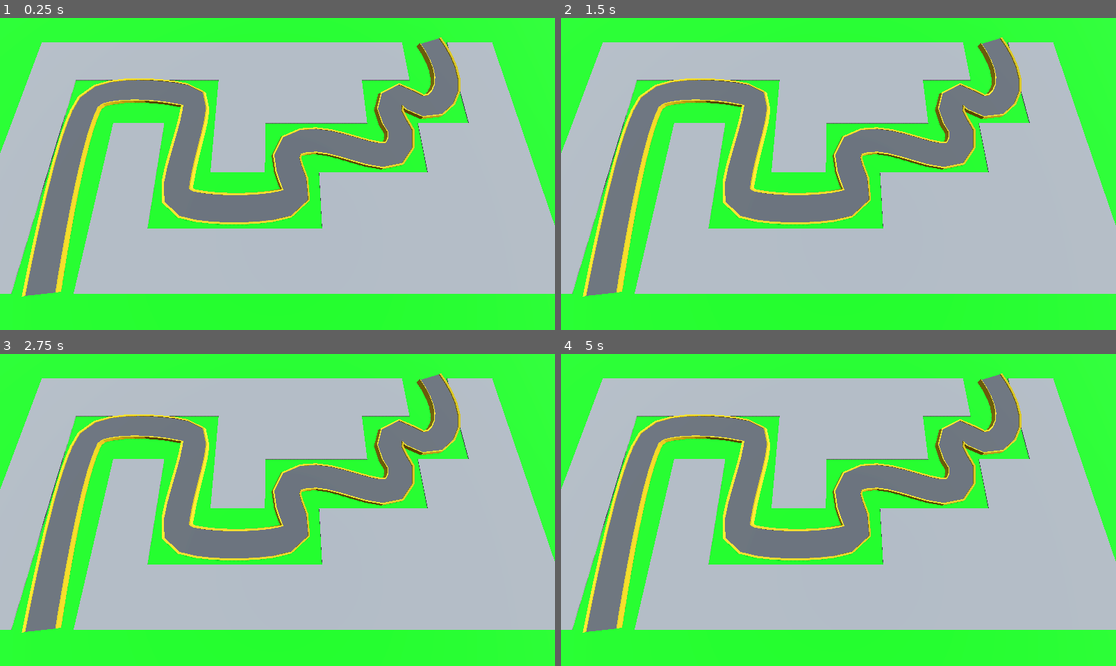
Above: before the commit, frames 1-4 (two rows, left to right).
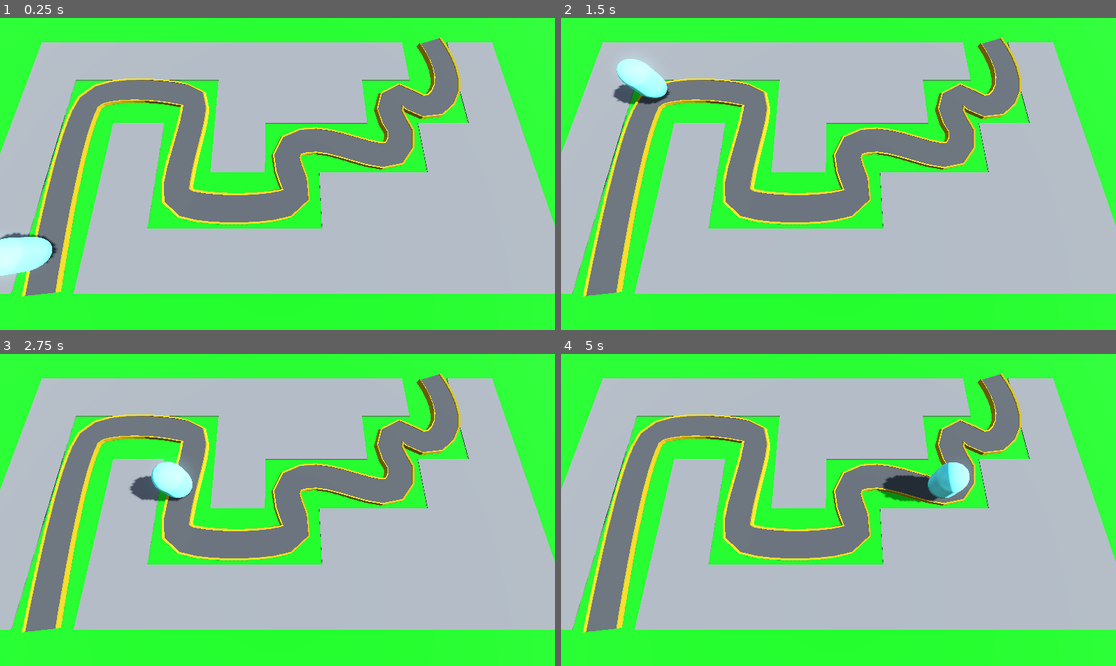
Above: after the commit, the same moments.

Repository: LunarOrbital/Barbarian-Blaster
Game: Godot game, scene res://Scenes/base_level.tscn
Same seed, same stepped clock (60 frames per second), same inputs: the game is played once before the commit and once after it.
Inputs:
- Up to frame 1 (0.25 s): no input
- Up to frame 2 (1.5 s): no input
- Up to frame 3 (2.75 s): no input
- Up to frame 4 (5 s): no input

The runs differ from the first frame. In frame 1, 1.1% of the frame differs, in the area x 0-11%, y 68-83%; in frame 2, 1.1%; in frame 3, 1.0%; in frame 4, 1.3%, in the area x 57-74%, y 34-48%.

Commit message:
added enemy

Diff:
--- a/Scenes/base_level.tscn
+++ b/Scenes/base_level.tscn
@@ -1,6 +1,7 @@
-[gd_scene load_steps=10 format=3 uid="uid://dngke2s5k2n2l"]
+[gd_scene load_steps=11 format=3 uid="uid://dngke2s5k2n2l"]
 
 [ext_resource type="MeshLibrary" uid="uid://duqk0iwub5l5k" path="res://Scenes/MeshLibraries/space_library.tres" id="1_5gpc1"]
+[ext_resource type="PackedScene" uid="uid://y4t2jrewf66j" path="res://Scenes/enemy.tscn" id="2_5s04l"]
 
 [sub_resource type="ProceduralSkyMaterial" id="ProceduralSkyMaterial_i06e5"]
 sky_horizon_color = Color(0.66224277, 0.6717428, 0.6867428, 1)
@@ -107,3 +108,6 @@
 path_u_distance = 1.0
 path_joined = false
 material = SubResource("StandardMaterial3D_l7ey7")
+
+[node name="Enemy" parent="Path3D" instance=ExtResource("2_5s04l")]
+transform = Transform3D(-0.108069345, 0, 0.9941268, 0, 1, 0, -0.9941268, 0, -0.108069345, 11.986502, 0, 13.961822)
--- /dev/null
+++ b/Scenes/enemy.tscn
@@ -0,0 +1,19 @@
+[gd_scene load_steps=4 format=3 uid="uid://y4t2jrewf66j"]
+
+[ext_resource type="Script" uid="uid://5hvk71t3ley4" path="res://Scripts/enemy.gd" id="1_613su"]
+
+[sub_resource type="StandardMaterial3D" id="StandardMaterial3D_hghv2"]
+albedo_color = Color(0.42352942, 1, 1, 1)
+
+[sub_resource type="CapsuleMesh" id="CapsuleMesh_ne65n"]
+material = SubResource("StandardMaterial3D_hghv2")
+radius = 1.0
+height = 3.0
+
+[node name="Enemy" type="PathFollow3D"]
+transform = Transform3D(-0.108069256, 0, 0.994126, 0, 1, 0, -0.994126, 0, -0.108069256, 0, 0, 0)
+script = ExtResource("1_613su")
+
+[node name="EnemyMesh" type="MeshInstance3D" parent="."]
+transform = Transform3D(1, 0, 0, 0, 1, 0, 0, 0, 1, 0, 1.8133184, 0)
+mesh = SubResource("CapsuleMesh_ne65n")
--- /dev/null
+++ b/Scripts/enemy.gd
@@ -0,0 +1,11 @@
+extends PathFollow3D
+##The speed in m/s the enemy will move
+@export var speed := 10
+# Called when the node enters the scene tree for the first time.
+func _ready() -> void:
+	pass # Replace with function body.
+
+
+# Called every frame. 'delta' is the elapsed time since the previous frame.
+func _process(delta: float) -> void:
+	progress += speed *delta
Not shown, added: Scripts/enemy.gd.uid
